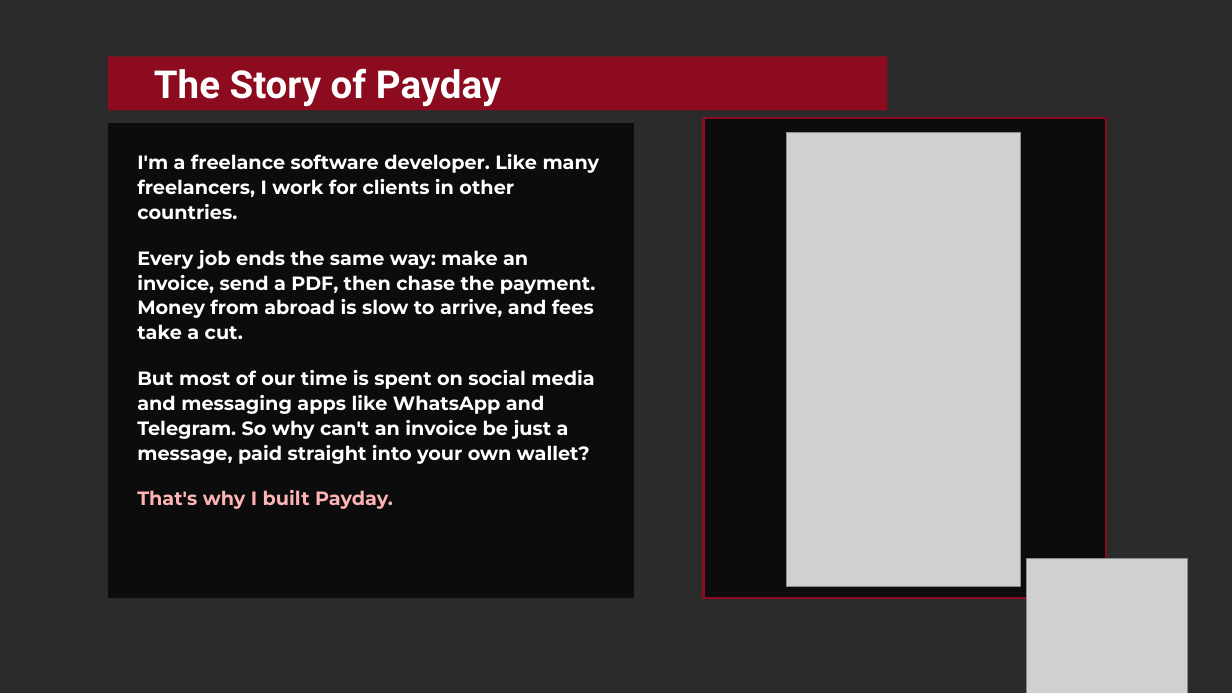
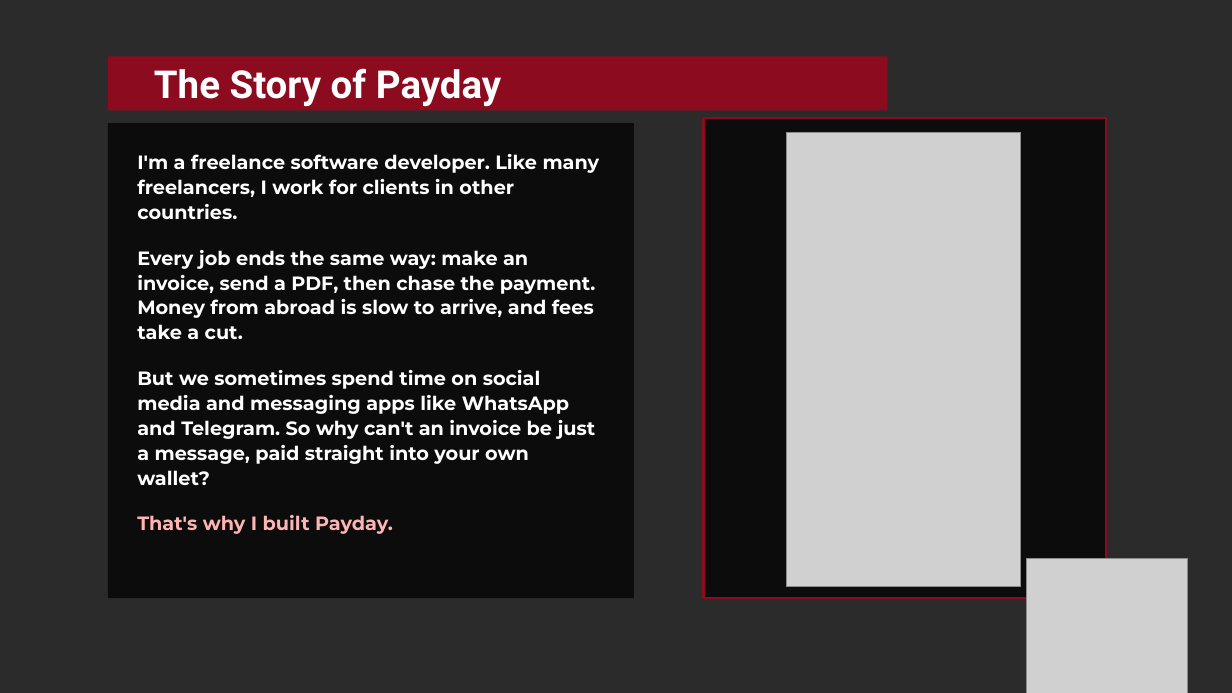
Before and after one commit to Finney06/payday, a slide deck: slide 3 of public/slides/Payday-BCH-BLAZE-2026.pptx. Drawn at 1232x693 pixels with LibreOffice and Linux fonts; fonts in the diff are those of the drawing; grey boxes stand for pictures; background and template pictures are left out; a plain dark background stands for a picture behind light text. Boxes give left, top, right and bottom in pixels: in the first picture for what was removed or moved away, otherwise in the second. Text is boxed around its words. In the diff, an @@ line names an element or a change of style, - is before the commit and + after.

Commit message:
Slides: story wording

```diff
--- a/public/slides/Payday-BCH-BLAZE-2026.pptx
+++ b/public/slides/Payday-BCH-BLAZE-2026.pptx
@@ text at box(137, 370, 596, 485): text changed @@
-But most of our time is spent on social media and messaging apps like WhatsApp and Telegram. So why can't an invoice be just a message, paid straight into your own wallet?
+But we sometimes spend time on social media and messaging apps like WhatsApp and Telegram. So why can't an invoice be just a message, paid straight into your own wallet?
```
Also in this commit, not shown: 1 other file.
